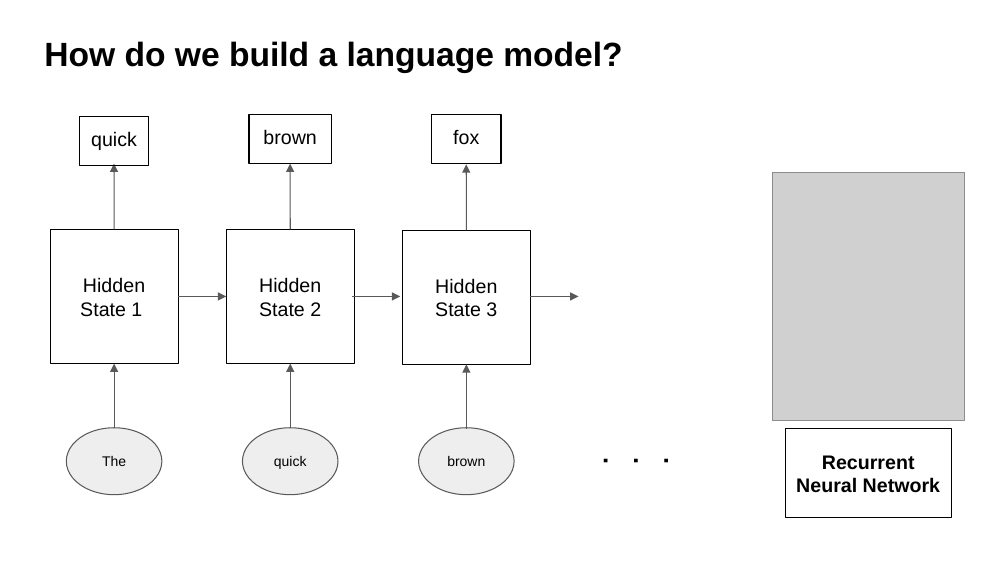
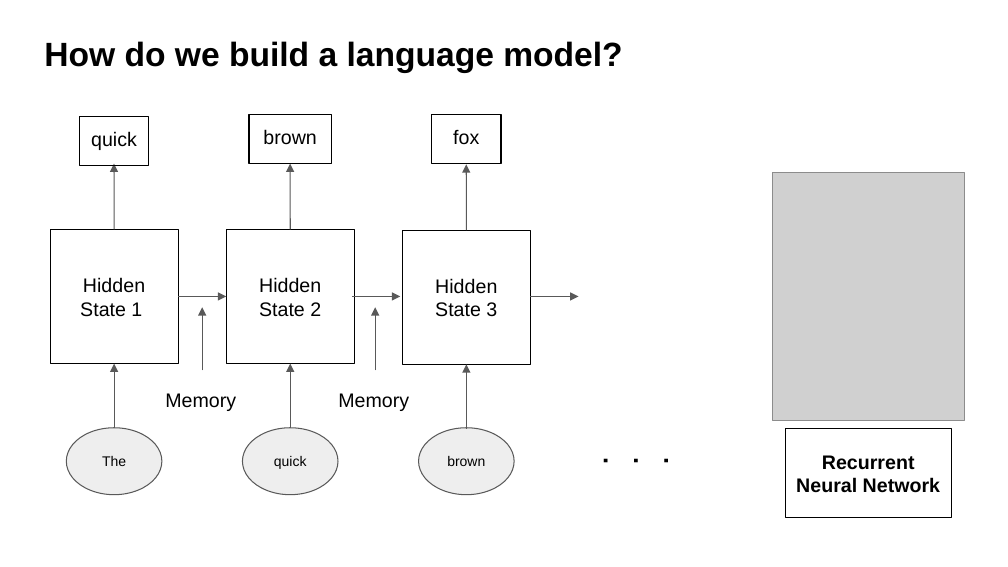
Before and after one commit to Benjamintdk/ML201, a slide deck: slide 11 of Natural Language Processing/Lesson 5_ Natural Language Processing Part 1.pptx. Drawn at 1008x567 pixels with LibreOffice and Linux fonts; fonts in the diff are those of the drawing; grey boxes stand for pictures. Boxes give left, top, right and bottom in pixels: in the first picture for what was removed or moved away, otherwise in the second. Text is boxed around its words. In the diff, an @@ line names an element or a change of style, - is before the commit and + after.

```diff
--- a/Natural Language Processing/Lesson 5_ Natural Language Processing Part 1.pptx
+++ b/Natural Language Processing/Lesson 5_ Natural Language Processing Part 1.pptx
@@ arrow added from (203, 371) to (203, 307), #595959 0.75 pt @@
@@ arrow added from (375, 371) to (375, 307), #595959 0.75 pt @@
@@ text added at [165,393,236,411], 14 pt, text #000000 @@
+Memory
@@ text added at [338,393,409,411], 14 pt, text #000000 @@
+Memory
```
Also in this commit, not shown: 5 other slides changed.
